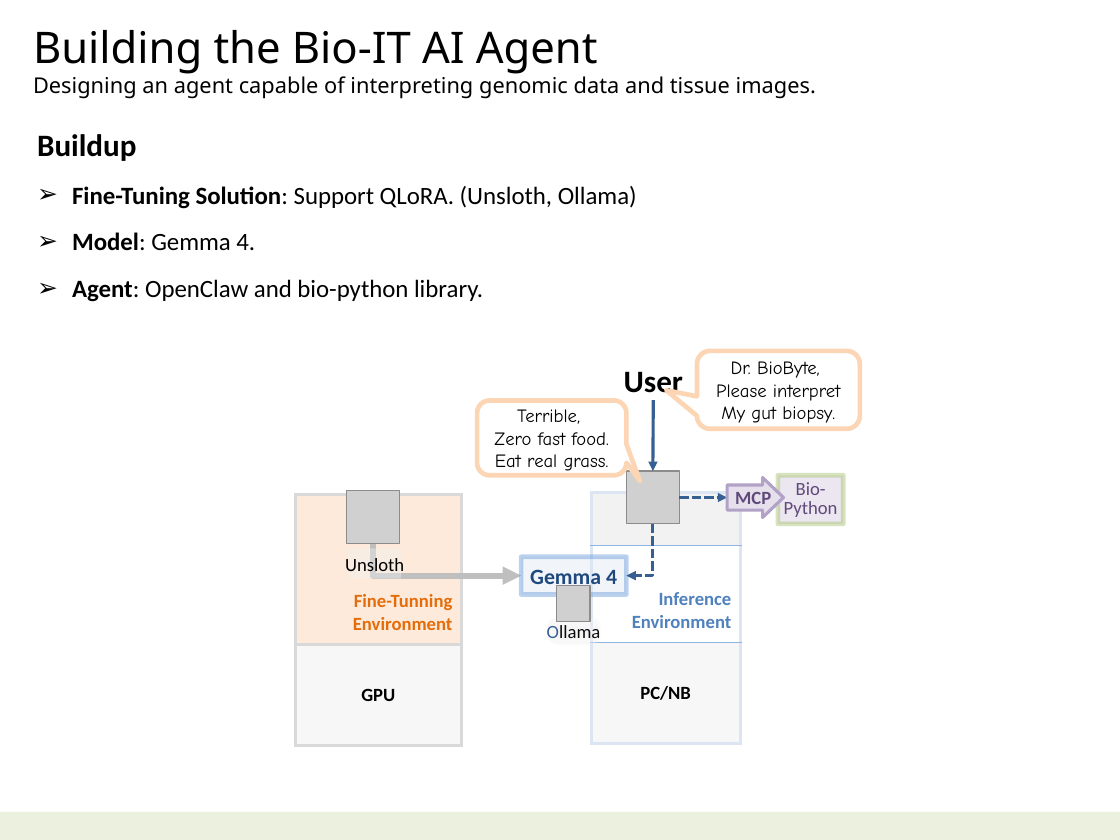
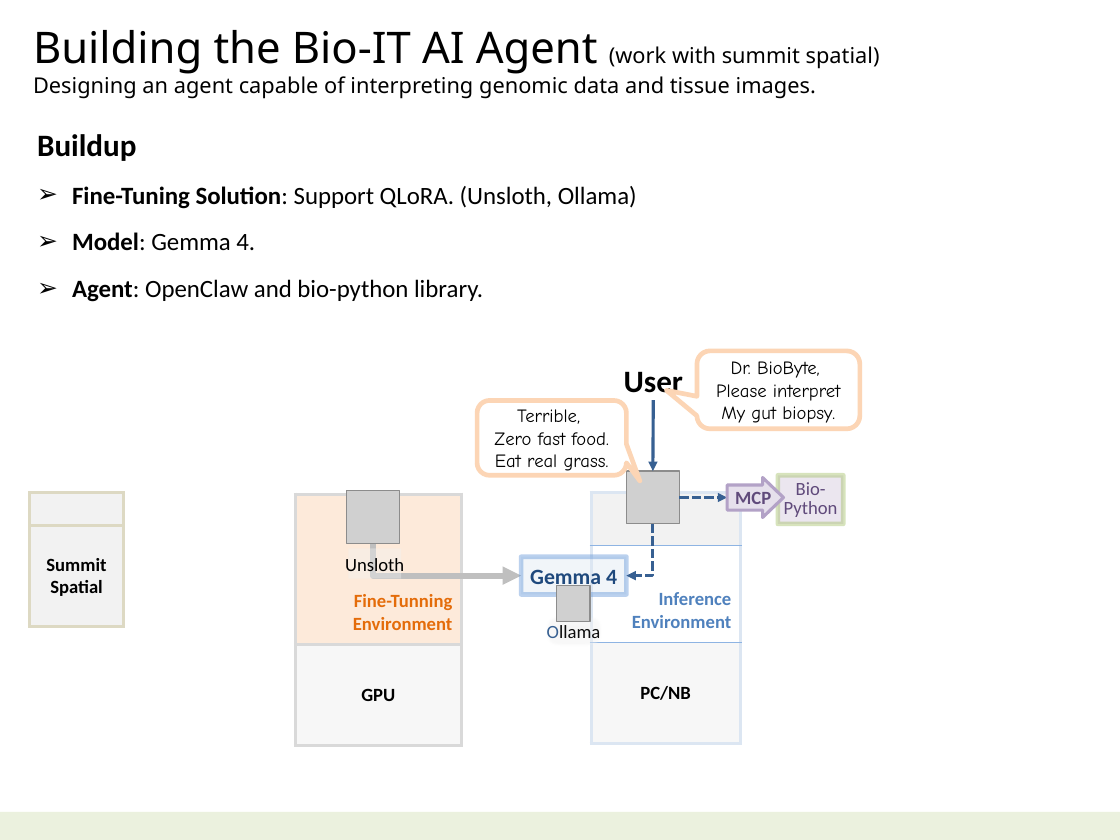
Before and after one commit to navibator/crazy-ai, a slide deck: slide 16 of ai-gemma.pptx. Drawn at 1120x840 pixels with LibreOffice and Linux fonts; fonts in the diff are those of the drawing; grey boxes stand for pictures. Boxes give left, top, right and bottom in pixels: in the first picture for what was removed or moved away, otherwise in the second. Text is boxed around its words. In the diff, an @@ line names an element or a change of style, - is before the commit and + after.

```diff
--- a/ai-gemma.pptx
+++ b/ai-gemma.pptx
@@ text at (33,30,880,74): text changed @@
-Building the Bio-IT AI Agent
+Building the Bio-IT AI Agent (work with summit spatial)
@@ table added at (29,493,123,626), 2 rows, 1 columns @@
+
+Summit / Spatial
```
Also in this commit, not shown: 3 other slides changed, 1 other file.
